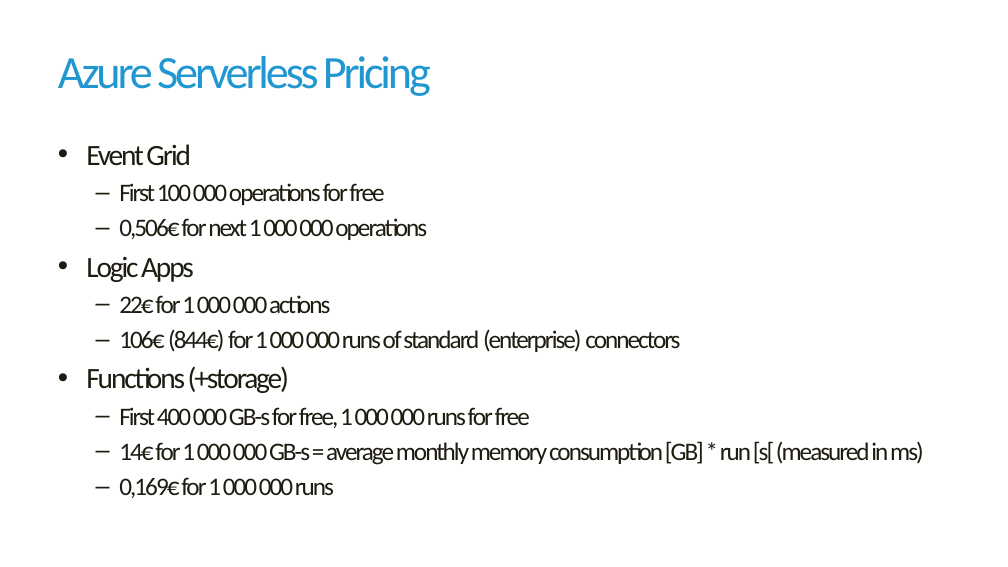
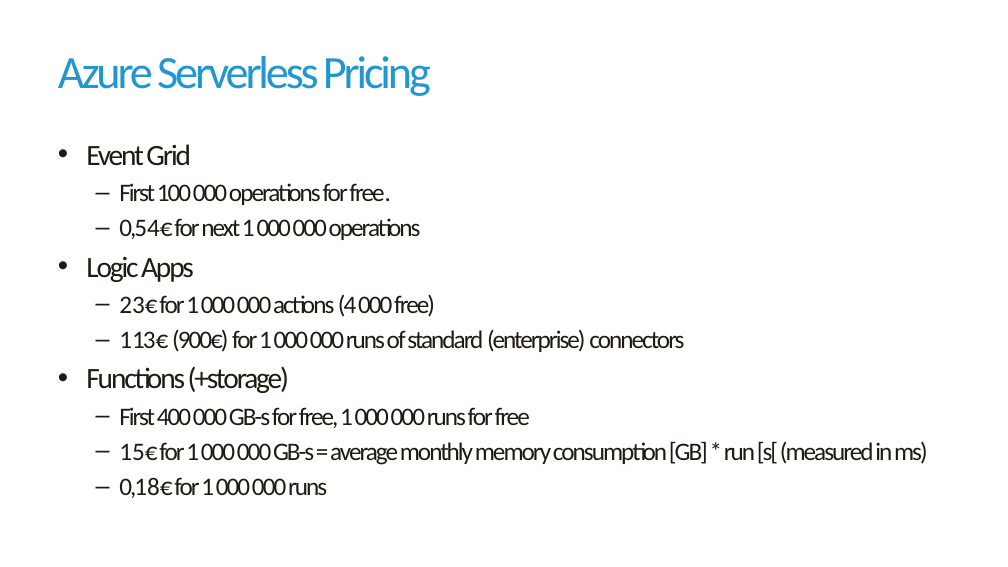
Before and after one commit to vaclavek/CloudDevelopment, a slide deck: slide 12 of Presentations/2019-04-03-Serverless-computing.pptx. Drawn at 1008x567 pixels with LibreOffice and Linux fonts; fonts in the diff are those of the drawing; background and template pictures are left out. Boxes give left, top, right and bottom in pixels: in the first picture for what was removed or moved away, otherwise in the second. Text is boxed around its words. In the diff, an @@ line names an element or a change of style, - is before the commit and + after.

```diff
--- a/Presentations/2019-04-03-Serverless-computing.pptx
+++ b/Presentations/2019-04-03-Serverless-computing.pptx
@@ text at (119, 183, 421, 240): text changed @@
-  – First 100 000 operations for free
-  – 0,506€ for next 1 000 000 operations
+  – First 100 000 operations for free.
+  – 0,54€ for next 1 000 000 operations
@@ text at (119, 294, 684, 352): text changed @@
-  – 22€ for 1 000 000 actions
-  – 106€ (844€) for 1 000 000 runs of standard (enterprise) connectors
+  – 23€ for 1 000 000 actions (4 000 free)
+  – 113€ (900€) for 1 000 000 runs of standard (enterprise) connectors
@@ text at (119, 441, 928, 498): text changed @@
-  – 14€ for 1 000 000 GB-s = average monthly memory consumption [GB] * run [s[ (measured in ms)
-  – 0,169€ for 1 000 000 runs
+  – 15€ for 1 000 000 GB-s = average monthly memory consumption [GB] * run [s[ (measured in ms)
+  – 0,18€ for 1 000 000 runs
```
Also in this commit, not shown: 2 other slides changed, 4 other files.
